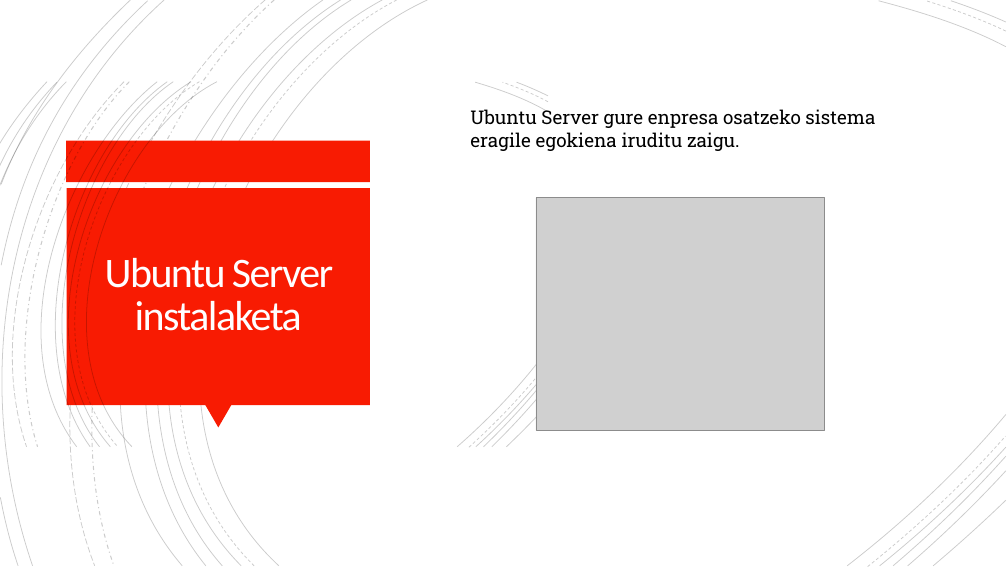
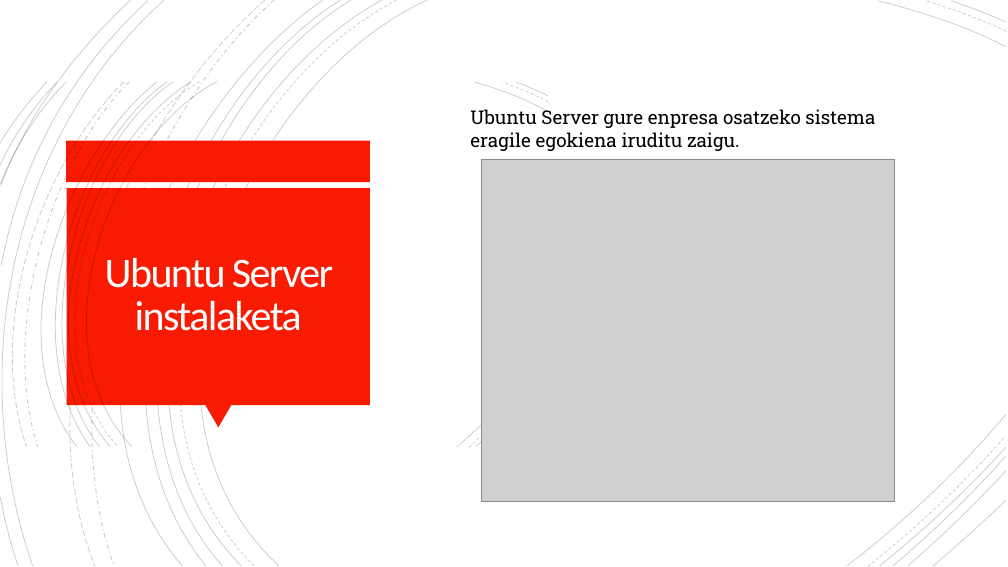
Before and after one commit to OceansForce/Erronka_5_Taldea, a slide deck: slide 3 of Aurkezpena/AurkezpenaTaldea5.pptx (slide 8 before the commit). Drawn at 1008x567 pixels with LibreOffice and Linux fonts; fonts in the diff are those of the drawing; grey boxes stand for pictures; background and template pictures are left out. Boxes give left, top, right and bottom in pixels: in the first picture for what was removed or moved away, otherwise in the second. Text is boxed around its words. In the diff, an @@ line names an element or a change of style, - is before the commit and + after.

```diff
--- a/Aurkezpena/AurkezpenaTaldea5.pptx
+++ b/Aurkezpena/AurkezpenaTaldea5.pptx
@@ picture added at <box>482,159,894,501</box> @@
@@ picture removed at <box>536,198,825,431</box> @@
@@ freeform shape removed at <box>484,376,548,447</box> @@
@@ freeform shape removed at <box>492,386,548,447</box> @@
@@ freeform shape removed at <box>507,405,548,447</box> @@
```
Also in this commit, not shown: 8 other slides changed, 2 slides added, 3 slides removed, 1 other file.
